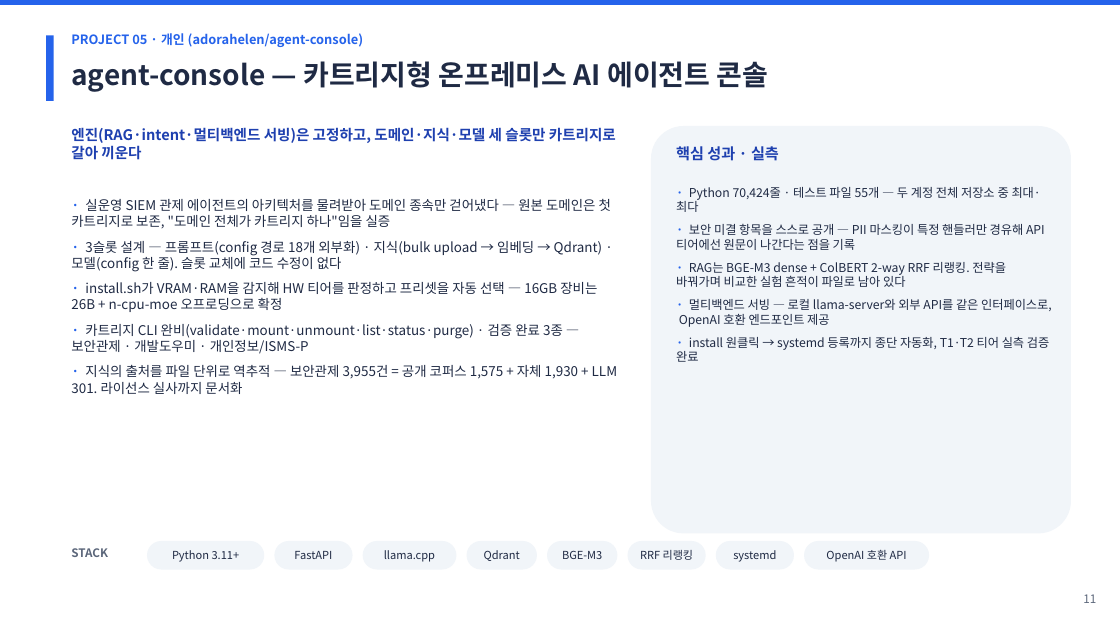
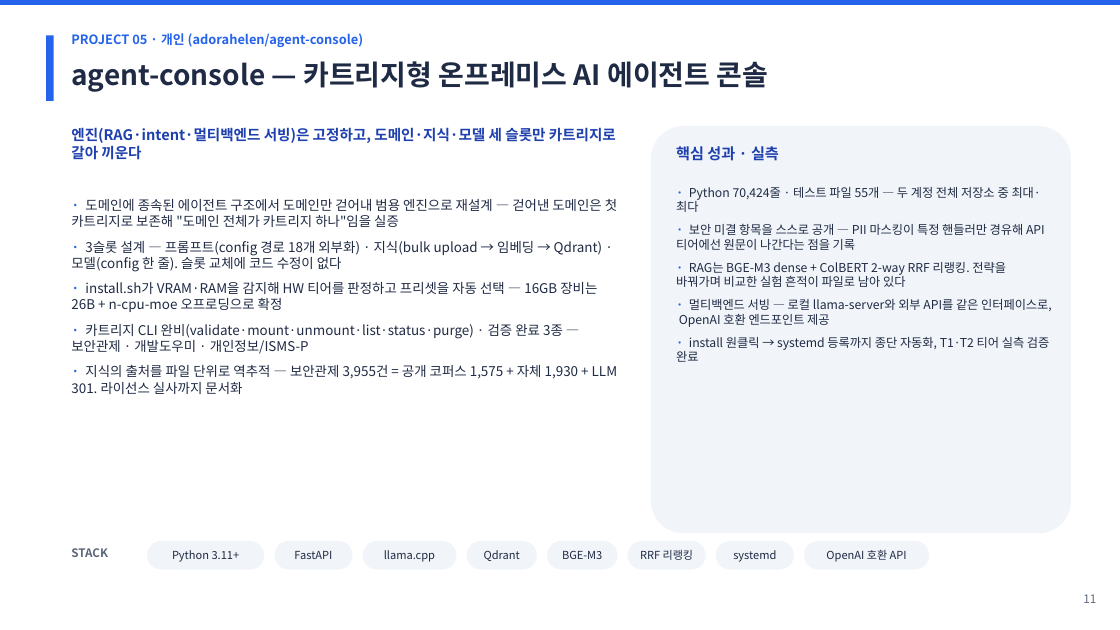
Before and after one commit to adorahelen/adorahelen.github.io, a slide deck: slide 12 of static/portfolio/kangmin-kim-portfolio-ko.pptx. Drawn at 1120x630 pixels with LibreOffice and Linux fonts; fonts in the diff are those of the drawing. Boxes give left, top, right and bottom in pixels: in the first picture for what was removed or moved away, otherwise in the second. Text is boxed around its words. In the diff, an @@ line names an element or a change of style, - is before the commit and + after.

```diff
--- a/static/portfolio/kangmin-kim-portfolio-ko.pptx
+++ b/static/portfolio/kangmin-kim-portfolio-ko.pptx
@@ text at (71, 199, 617, 227): text changed @@
-· 실운영 SIEM 관제 에이전트의 아키텍처를 물려받아 도메인 종속만 걷어냈다 — 원본 도메인은 첫 카트리지로 보존, "도메인 전체가 카트리지 하나"임을 실증
+· 도메인에 종속된 에이전트 구조에서 도메인만 걷어내 범용 엔진으로 재설계 — 걷어낸 도메인은 첫 카트리지로 보존해 "도메인 전체가 카트리지 하나"임을 실증
```
Also in this commit, not shown: 5 other slides changed, 2 slides added, 2 slides removed, 2 other files.
